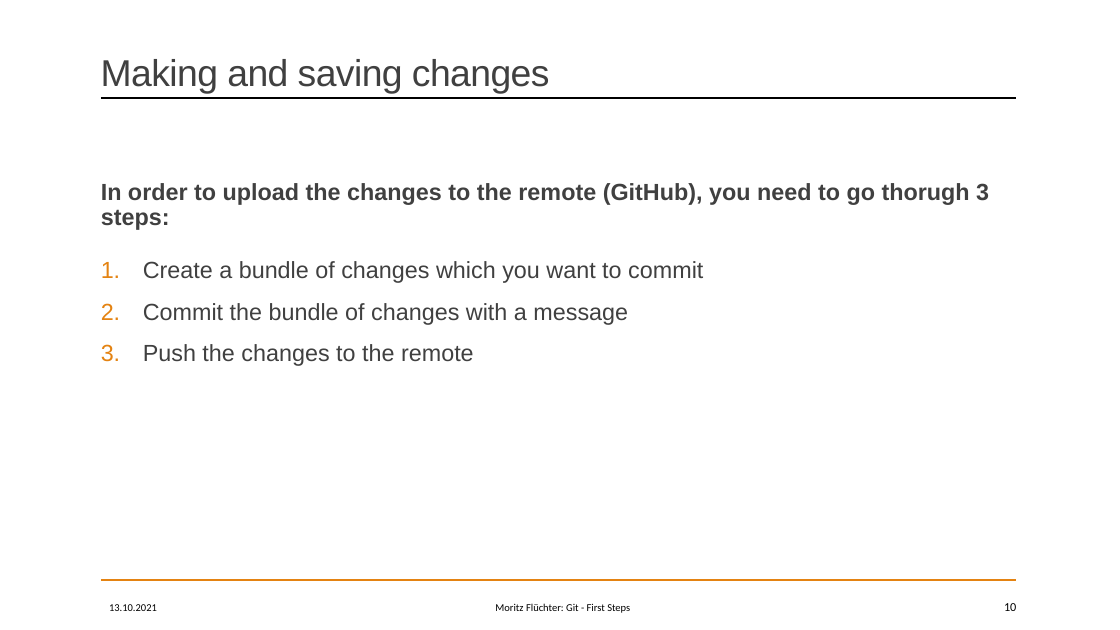
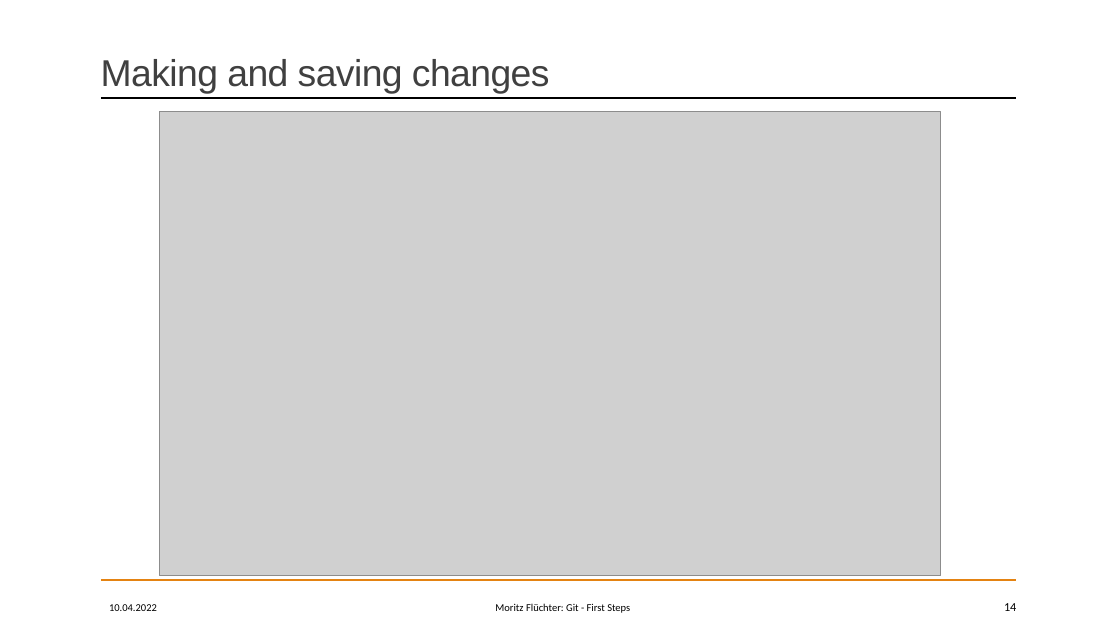
Before and after one commit to MoritzFlu/GitWorkshop, a slide deck: slide 14 of Presentation/02 - First Steps.pptx (slide 10 before the commit). Drawn at 1120x630 pixels with LibreOffice and Linux fonts; fonts in the diff are those of the drawing; grey boxes stand for pictures. Boxes give left, top, right and bottom in pixels: in the first picture for what was removed or moved away, otherwise in the second. Text is boxed around its words. In the diff, an @@ line names an element or a change of style, - is before the commit and + after.

Commit message:
Update Slides

```diff
--- a/Presentation/02 - First Steps.pptx
+++ b/Presentation/02 - First Steps.pptx
@@ picture added at bbox=[160, 112, 941, 576] @@
@@ text removed at bbox=[101, 183, 989, 230] @@
-In order to upload the changes to the remote (GitHub), you need to go thorugh 3 steps:
@@ text removed at bbox=[143, 261, 703, 366] @@
-1. Create a bundle of changes which you want to commit
-2. Commit the bundle of changes with a message
-3. Push the changes to the remote
@@ text at bbox=[109, 604, 157, 611]: text changed @@
-13.10.2021
+10.04.2022
@@ page number at bbox=[1004, 603, 1016, 611]: text changed @@
-10
+14
```
Also in this commit, not shown: 14 other slides changed, 12 slides added, 5 other files.
